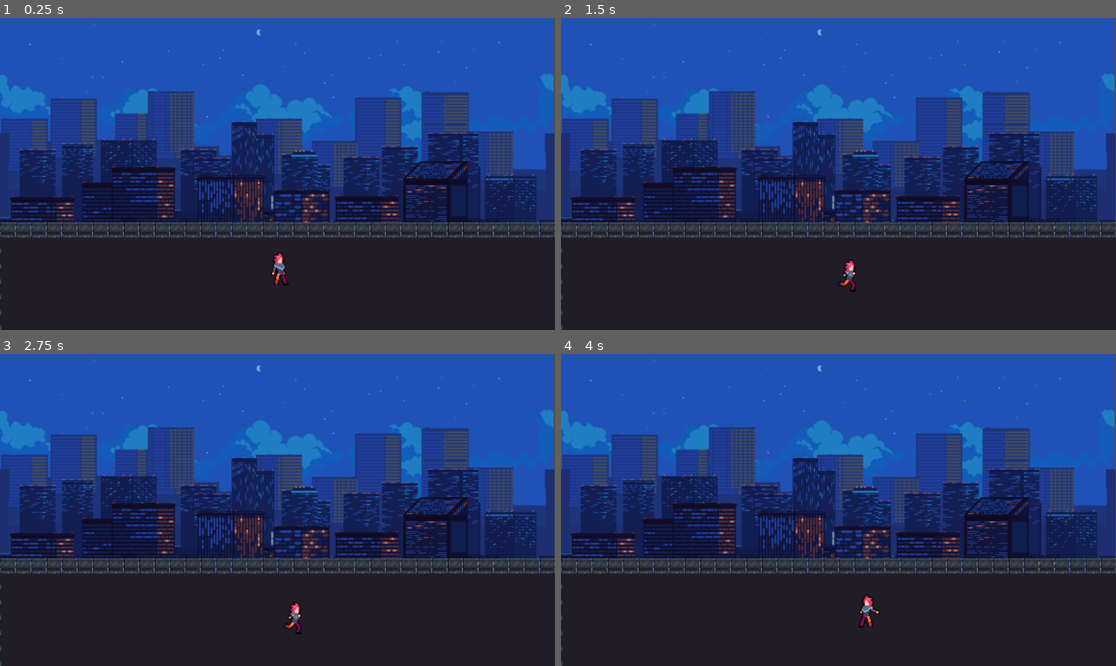
Above: before the commit, frames 1-4 (two rows, left to right).
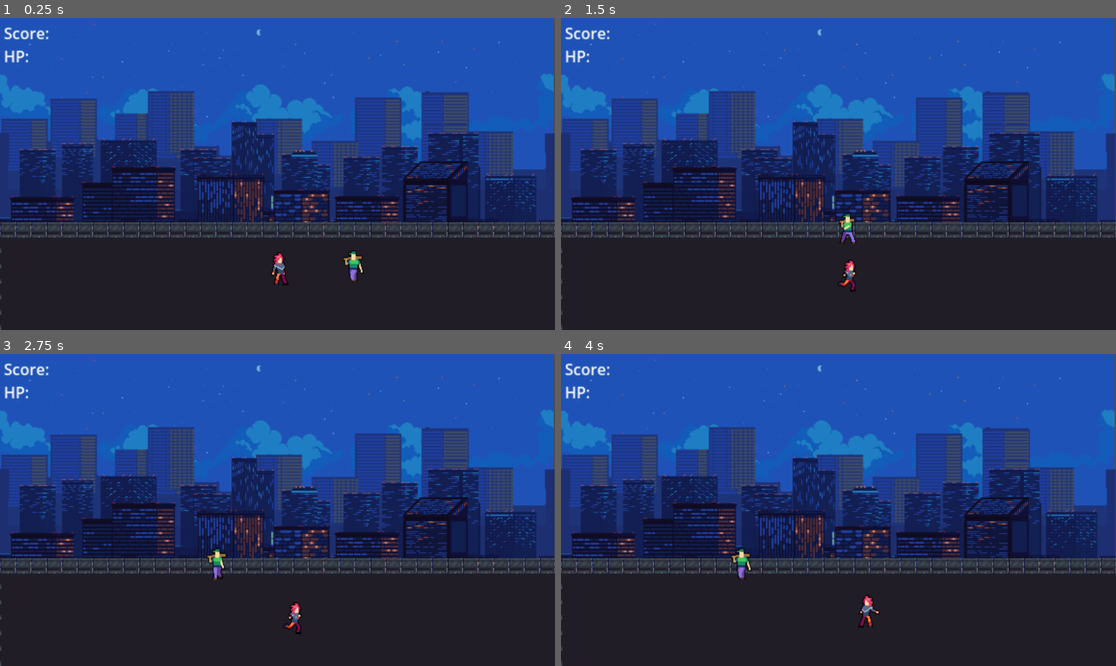
Above: after the commit, the same moments.

Repository: JoyAbrian/Techno-Brawlers
Game: Godot game, scene res://Scenes/game_scene.tscn
The game is run twice, just before and just after one commit, with the same random seed, the same clock (stepped at 60 frames per second) and the same inputs.
Inputs:
- Up to frame 1 (0.25 s): no input
- Up to frame 2 (1.5 s): hold D (move_right) 0.53-1.28 s; tap Space (attack) at 0.6 s; tap Q (double_attack) at 0.8, 1.35 s; hold S (move_down) from 1.28 s (still down)
- Up to frame 3 (2.75 s): tap E (heavy_attack) at 1.55, 2.1 s; release S (move_down) at 2.03 s; hold D (move_right) from 2.03 s (still down); tap Space (attack) at 2.3 s
- Up to frame 4 (4 s): release D (move_right) at 2.78 s; hold W (move_up) 2.78-3.53 s; tap Space (attack) at 2.85 s; tap Q (double_attack) at 3.05, 3.6 s; hold A (move_left) from 3.53 s (still down); tap E (heavy_attack) at 3.8 s

The runs differ from the first frame. In frame 1, 0.5% of the frame differs, in the area x 0-66%, y 2-85%; in frame 2, 0.5%; in frame 3, 0.5%; in frame 4, 0.5%, in the area x 0-35%, y 2-73%.

Commit message:
create enemy

Diff:
--- a/Scenes/Characters/Enemies/bat_guy.tscn
+++ b/Scenes/Characters/Enemies/bat_guy.tscn
@@ -1,8 +1,3 @@
-[gd_scene load_steps=2 format=3 uid="uid://cbuqsyxwihsmr"]
+[gd_scene format=3 uid="uid://cbuqsyxwihsmr"]
 
-[ext_resource type="SpriteFrames" uid="uid://bbuy8211m7uns" path="res://Assets/Graphics/Animation/BatGuyAnimation.tres" id="1_obv7j"]
-
-[node name="Bat Guy" type="AnimatedSprite2D"]
-sprite_frames = ExtResource("1_obv7j")
-animation = &"Death"
-frame_progress = 0.622273
+[node name="CharacterBody2D" type="CharacterBody2D"]
--- /dev/null
+++ b/Scenes/Characters/bat_guy_enemy.tscn
@@ -0,0 +1,20 @@
+[gd_scene load_steps=4 format=3 uid="uid://c7jldqust8sc7"]
+
+[ext_resource type="Script" path="res://Scripts/enemy.gd" id="1_5i5eh"]
+[ext_resource type="SpriteFrames" uid="uid://bbuy8211m7uns" path="res://Assets/Graphics/Animation/BatGuyAnimation.tres" id="1_h87wa"]
+
+[sub_resource type="RectangleShape2D" id="RectangleShape2D_3sdwf"]
+size = Vector2(6.37648, 23.6945)
+
+[node name="Bat Guy" type="CharacterBody2D"]
+script = ExtResource("1_5i5eh")
+
+[node name="CollisionShape2D" type="CollisionShape2D" parent="."]
+position = Vector2(-12, 8)
+scale = Vector2(2.19557, 1.35052)
+shape = SubResource("RectangleShape2D_3sdwf")
+
+[node name="Bat Guy" type="AnimatedSprite2D" parent="."]
+scale = Vector2(0.898732, 1)
+sprite_frames = ExtResource("1_h87wa")
+animation = &"Attack"
--- a/Scenes/Characters/player.tscn
+++ b/Scenes/Characters/player.tscn
@@ -4,14 +4,13 @@
 [ext_resource type="PackedScene" uid="uid://ccn62a6rognri" path="res://Scenes/Characters/Characters/ajax.tscn" id="2_8k857"]
 
 [sub_resource type="RectangleShape2D" id="RectangleShape2D_7n2rw"]
-size = Vector2(20, 35)
+size = Vector2(8, 35)
 
 [node name="player" type="CharacterBody2D"]
 script = ExtResource("1_kr6al")
 
+[node name="CollisionShape2D" type="CollisionShape2D" parent="."]
+position = Vector2(-16, 6.5)
+shape = SubResource("RectangleShape2D_7n2rw")
+
 [node name="Ajax" parent="." instance=ExtResource("2_8k857")]
-animation = &"Attack 1"
-
-[node name="CollisionShape2D" type="CollisionShape2D" parent="."]
-position = Vector2(-10, 6.5)
-shape = SubResource("RectangleShape2D_7n2rw")
--- a/Scenes/game_scene.tscn
+++ b/Scenes/game_scene.tscn
@@ -1,8 +1,9 @@
-[gd_scene load_steps=5 format=3 uid="uid://i7hhqi2b10rt"]
+[gd_scene load_steps=6 format=3 uid="uid://i7hhqi2b10rt"]
 
 [ext_resource type="PackedScene" uid="uid://b3q7jq55mc5yr" path="res://Scenes/UI/backgrounds.tscn" id="1_m8dvw"]
 [ext_resource type="PackedScene" uid="uid://bomlql2cj3sav" path="res://Scenes/UI/street.tscn" id="2_h0img"]
 [ext_resource type="PackedScene" uid="uid://dvpksmngxtavn" path="res://Scenes/Characters/player.tscn" id="3_nfvxt"]
+[ext_resource type="PackedScene" uid="uid://c7jldqust8sc7" path="res://Scenes/Characters/bat_guy_enemy.tscn" id="4_yidp5"]
 
 [sub_resource type="RectangleShape2D" id="RectangleShape2D_8iyr0"]
 size = Vector2(585.5, 204)
@@ -25,11 +26,11 @@
 shape = SubResource("RectangleShape2D_8iyr0")
 
 [node name="CollisionShape2D3" type="CollisionShape2D" parent="Backgrounds/RedZone"]
-position = Vector2(855, 277)
+position = Vector2(848.5, 277)
 shape = SubResource("RectangleShape2D_8iyr0")
 
 [node name="CollisionShape2D4" type="CollisionShape2D" parent="Backgrounds/RedZone"]
-position = Vector2(-269, 281)
+position = Vector2(-269, 280.5)
 shape = SubResource("RectangleShape2D_8iyr0")
 
 [node name="Street" parent="." instance=ExtResource("2_h0img")]
@@ -38,3 +39,23 @@
 
 [node name="player" parent="." instance=ExtResource("3_nfvxt")]
 position = Vector2(301.5, 253.5)
+
+[node name="Score" type="RichTextLabel" parent="."]
+offset_left = 4.0
+offset_top = 3.5
+offset_right = 308.0
+offset_bottom = 43.5
+text = "Score:"
+
+[node name="HP" type="RichTextLabel" parent="."]
+offset_left = 3.5
+offset_top = 27.5
+offset_right = 307.5
+offset_bottom = 67.5
+text = "HP:"
+
+[node name="Enemies" type="Node" parent="."]
+
+[node name="Bat Guy" parent="Enemies" instance=ExtResource("4_yidp5")]
+position = Vector2(747, 520)
+scale = Vector2(2, 2)
--- /dev/null
+++ b/Scenes/main_menu.tscn
@@ -0,0 +1,9 @@
+[gd_scene load_steps=2 format=3 uid="uid://cqh2ppq1m8oui"]
+
+[ext_resource type="PackedScene" uid="uid://b3q7jq55mc5yr" path="res://Scenes/UI/backgrounds.tscn" id="1_ijrj5"]
+
+[node name="Main Menu" type="Node2D"]
+
+[node name="Backgrounds" parent="." instance=ExtResource("1_ijrj5")]
+position = Vector2(573, 327)
+scale = Vector2(2, 2)
--- /dev/null
+++ b/Scripts/Global/playerGlobal.gd
@@ -0,0 +1,4 @@
+extends Node
+
+var score = 0
+var healthPoint = 100
--- /dev/null
+++ b/Scripts/enemy.gd
@@ -0,0 +1,63 @@
+extends CharacterBody2D
+
+@export var speed: float = 150.0
+@export var attack_duration: float = 2.0
+@export var attack_range: float = 20.0
+@export var max_health: int = 100
+@onready var animated_sprite: AnimatedSprite2D = $"Bat Guy"
+
+var current_health: int = max_health
+var is_attacking: bool = false
+var attack_timer: float = 0.0
+var target: Node2D = null
+
+func _ready() -> void:
+	target = get_node("../../player")
+
+func _physics_process(delta: float) -> void:
+	if is_attacking:
+		attack_timer -= delta
+		if attack_timer <= 0:
+			is_attacking = false
+		return
+
+	if target:
+		var distance_to_target = position.distance_to(target.position)
+		if distance_to_target > attack_range:
+			move_towards_target()
+		else:
+			if not is_attacking:
+				start_attack()
+
+	move_and_slide()
+
+func move_towards_target() -> void:
+	var direction = (target.position - position).normalized()
+	velocity = direction * speed
+
+	if direction.x < 0:
+		animated_sprite.flip_h = true
+	elif direction.x > 0:
+		animated_sprite.flip_h = false
+
+	animated_sprite.play("Walk")
+
+func start_attack() -> void:
+	if not is_attacking:
+		is_attacking = true
+		attack_timer = attack_duration
+		animated_sprite.play("Attack")
+		velocity = Vector2.ZERO
+
+		if target and target.has_method("take_damage"):
+			target.call("take_damage", 10)
+
+func take_damage(damage: int) -> void:
+	current_health -= damage
+	if current_health <= 0:
+		die()
+	else:
+		animated_sprite.play("Hurt")
+
+func die() -> void:
+	queue_free()
--- a/Scripts/player.gd
+++ b/Scripts/player.gd
@@ -2,8 +2,12 @@
 
 @export var speed: float = 200.0
 @export var attack_duration: float = 0.5
+@export var attack_range: float = 20
+@export var max_health: int = 100
+@export var damage: int = 20
 @onready var animated_sprite: AnimatedSprite2D = $Ajax
 
+var current_health: int = max_health
 var is_attacking: bool = false
 var attack_timer: float = 0.0
 
@@ -44,17 +48,35 @@
 		animated_sprite.play("Idle")
 
 	if Input.is_action_just_pressed("attack"):
-		start_attack("Attack 1", 0.8)
+		start_attack("Attack 1", 0.8, 40)
 	elif Input.is_action_just_pressed("double_attack"):
-		start_attack("Attack 2", 1.1)
+		start_attack("Attack 2", 1.1, 60)
 	elif Input.is_action_just_pressed("heavy_attack"):
-		start_attack("Attack 3", 1.1)
+		start_attack("Attack 3", 1.1, 100)
 
 	move_and_slide()
 
-func start_attack(animation: String, attack_time: float) -> void:
+func start_attack(animation: String, attack_time: float, player_hit_damage: int) -> void:
 	if not is_attacking:
 		is_attacking = true
 		attack_timer = attack_time
 		animated_sprite.play(animation)
 		velocity = Vector2.ZERO
+
+		apply_damage_to_enemies(damage)
+
+func apply_damage_to_enemies(hit_damage: int) -> void:
+	for enemy in get_tree().get_nodes_in_group("../Enemies"):
+		if position.distance_to(enemy.position) <= attack_range:
+			if enemy.has_method("take_damage"):
+				enemy.call("take_damage", damage)
+
+func take_damage(damage: int) -> void:
+	current_health -= damage
+	if current_health <= 0:
+		die()
+	else:
+		animated_sprite.play("Hurt")
+
+func die() -> void:
+	queue_free()
--- a/project.godot
+++ b/project.godot
@@ -14,6 +14,10 @@
 run/main_scene="res://Scenes/game_scene.tscn"
 config/features=PackedStringArray("4.2", "Mobile")
 config/icon="res://icon.svg"
+
+[autoload]
+
+PlayerGlobal="*res://Scripts/Global/playerGlobal.gd"
 
 [input]
 
